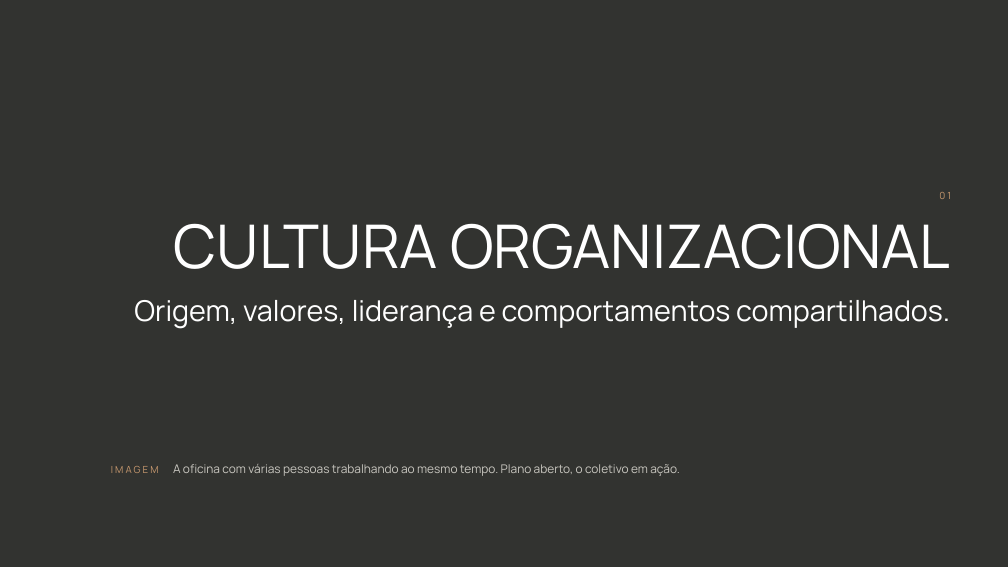
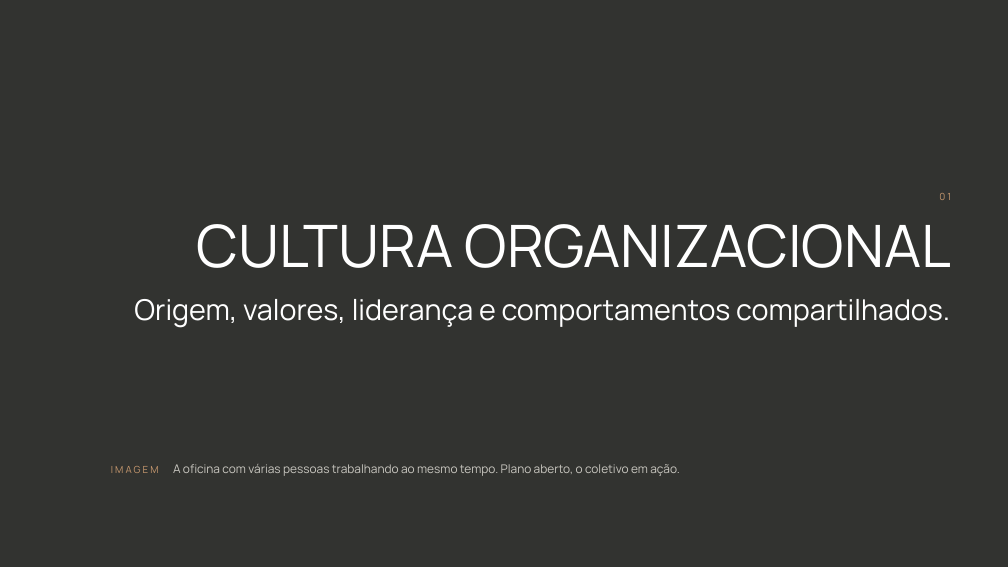
Before and after one commit to kellyalbertkabrand/Apresentacao_Revelacao_de_Essencia, a slide deck: slide 5 of clientes/flavia-muccelin/Cultura-Organizacional-e-de-Marca-Forma-e-My-Home.pptx. Drawn at 1008x567 pixels with LibreOffice and Linux fonts; fonts in the diff are those of the drawing; background and template pictures are left out; a plain dark background stands for a picture behind light text. Boxes give left, top, right and bottom in pixels: in the first picture for what was removed or moved away, otherwise in the second. Text is boxed around its words. In the diff, an @@ line names an element or a change of style, - is before the commit and + after.

```diff
--- a/clientes/flavia-muccelin/Cultura-Organizacional-e-de-Marca-Forma-e-My-Home.pptx
+++ b/clientes/flavia-muccelin/Cultura-Organizacional-e-de-Marca-Forma-e-My-Home.pptx
@@ text "CULTURA ORGANIZACIONAL" at bbox=[197, 224, 951, 268]: size 86 to 83.5 pt; line spacing 94.6pt to 91.8pt @@
```
Also in this commit, not shown: 1 other slide changed, 19 other files.
